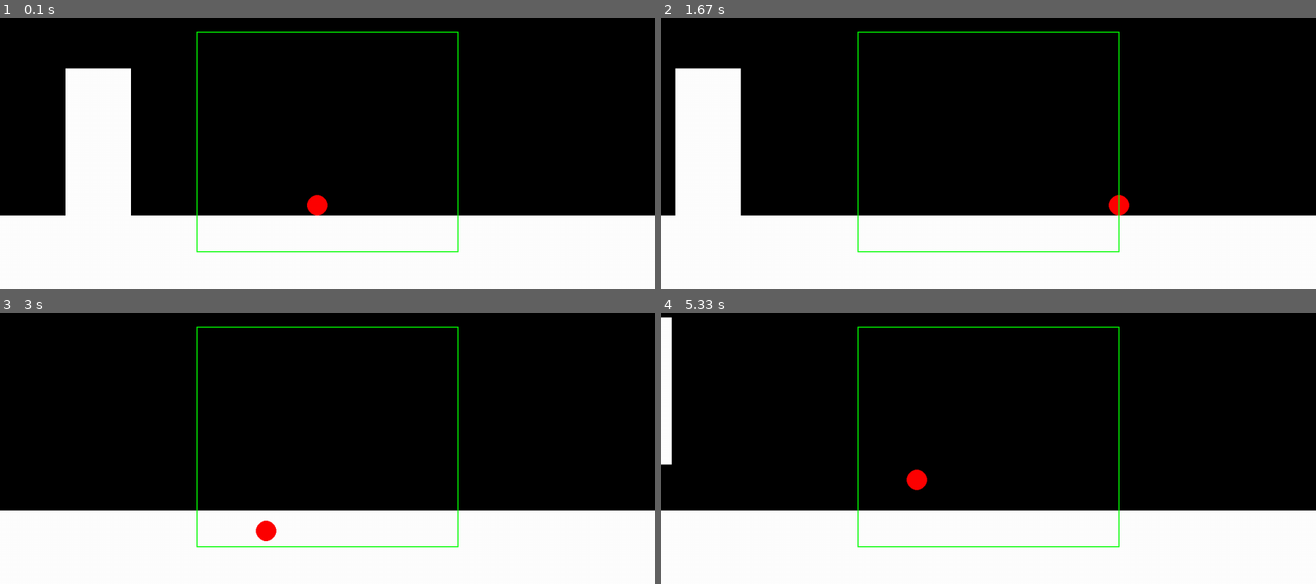
Above: before the commit, frames 1-4 (two rows, left to right).
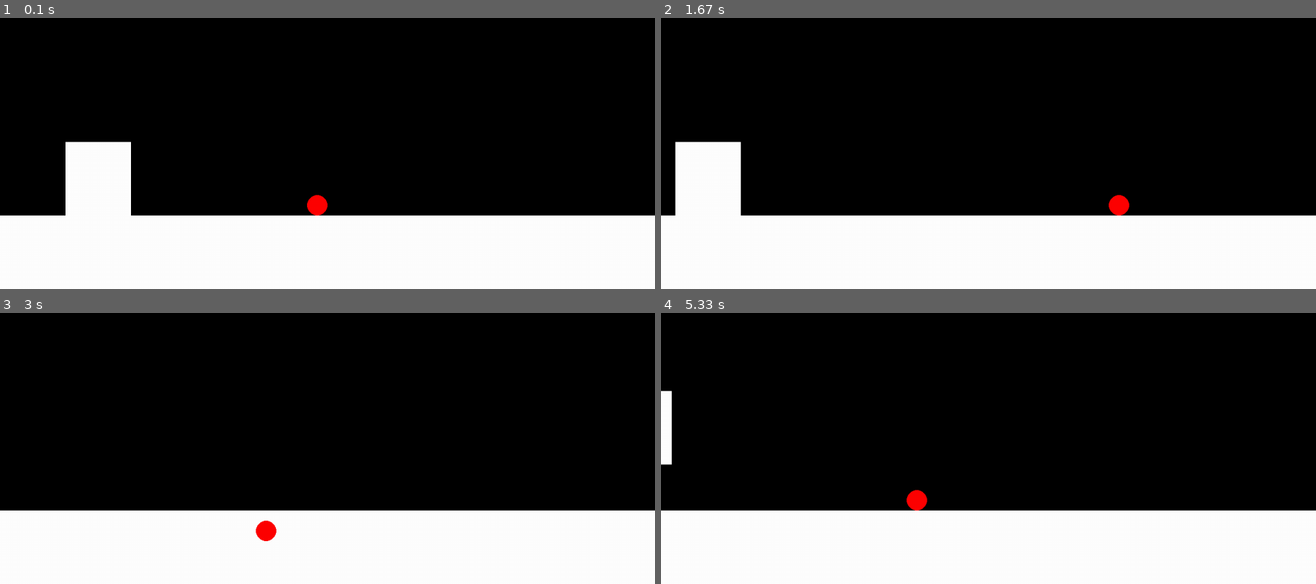
Above: after the commit, the same moments.

Repository: DCRIl/pygame_project
Game: pygame game, started from main.py
The game is run twice, just before and just after one commit, with the same random seed, the same clock (stepped at 60 frames per second) and the same inputs.
Inputs:
- Up to frame 1 (0.1 s): no input
- Up to frame 2 (1.67 s): tap Space at 0.33 s; hold D 0.67-1.13 s; hold W 1.17-1.47 s; hold D from 1.5 s (still down)
- Up to frame 3 (3 s): release D at 1.97 s; hold A 2-2.53 s; hold S 2.57-2.87 s; hold A from 2.9 s (still down); tap Space at 2.97 s
- Up to frame 4 (5.33 s): tap Space at 3.27, 3.4, 3.8, 4.1, 4.47, 4.87, 5.17 s; release A at 3.3 s; hold W 3.33-3.7 s; hold D 3.73-4.37 s; hold S 4.4-4.77 s; hold A 4.8-5.27 s; hold D from 5.3 s (still down)

The runs differ from the first frame. In frame 1, 3.6% of the frame differs, in the area x 10-70%, y 4-87%; in frame 2, 3.7%, in the area x 2-70%, y 4-87%; in frame 3, 0.9%; in frame 4, 1.7%.

Commit message:
added interaction with the object

Diff:
--- a/main.py
+++ b/main.py
@@ -13,7 +13,8 @@
 motionx2 = "STOP"
 motiony1 = "STOP"
 motiony2 = "STOP"
-object = [0.1 * w, 0.4 * h, 0.1 * w, 0.4 * h]
+object = [0.1 * w, 0.6 * h, 0.1 * w, 0.2 * h]
+k = 0.8
 while running:
     screen.fill("black")
     for event in pygame.event.get():
@@ -36,7 +37,7 @@
             if event.key == pygame.K_s:
                 motiony2 = "STOP"
         if event.type == FALL:
-            if circle_xy[1] < 0.8 * h - 20:
+            if circle_xy[1] < k * h - 20:
                 circle_xy[1] += 1
     if motionx1 == "LEFT":
         circle_xy[0] += 5
@@ -44,9 +45,13 @@
         circle_xy[0] -= 5
     if x > 0:
         circle_xy[1] -= 10
-        x -= 0.5
+        x -= 0.25
     if motiony2 == "DOWN":
         circle_xy[1] += 5
+    if object[0] < circle_xy[0] < object[0] + object[2]:
+        k = object[1] / h
+    else:
+        k = 0.8
     if circle_xy[0] < 0.3 * w:
         circle_xy[0] += 5
         object[0] += 5
@@ -62,7 +67,7 @@
     pygame.draw.rect(screen, "white", (0, 0.8 * h, w, 0.2 * h))
     pygame.draw.rect(screen, "white", object)
     pygame.draw.circle(screen, "red", circle_xy, 20)
-    pygame.draw.rect(screen, "green", (0.3 * w, 0.3 * h, 0.4 * w, 0.6 * h), 2)
+    # pygame.draw.rect(screen, "green", (0.3 * w, 0.3 * h, 0.4 * w, 0.6 * h), 2)
     clock.tick(120)
     pygame.display.flip()
 pygame.quit()
